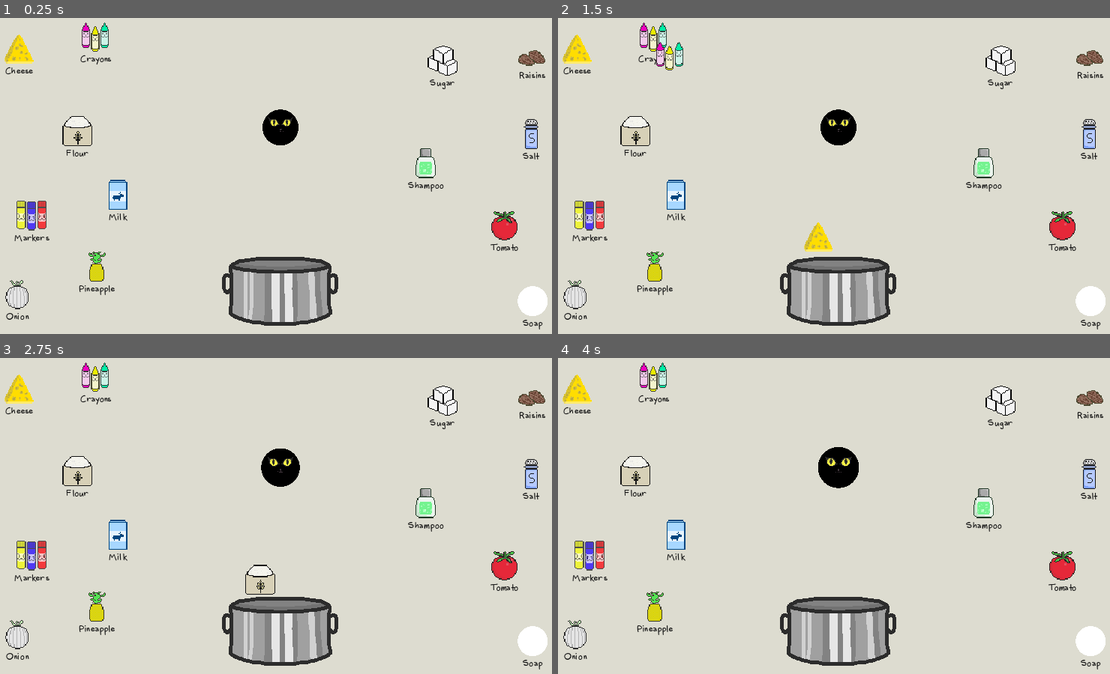
Above: before the commit, frames 1-4 (two rows, left to right).
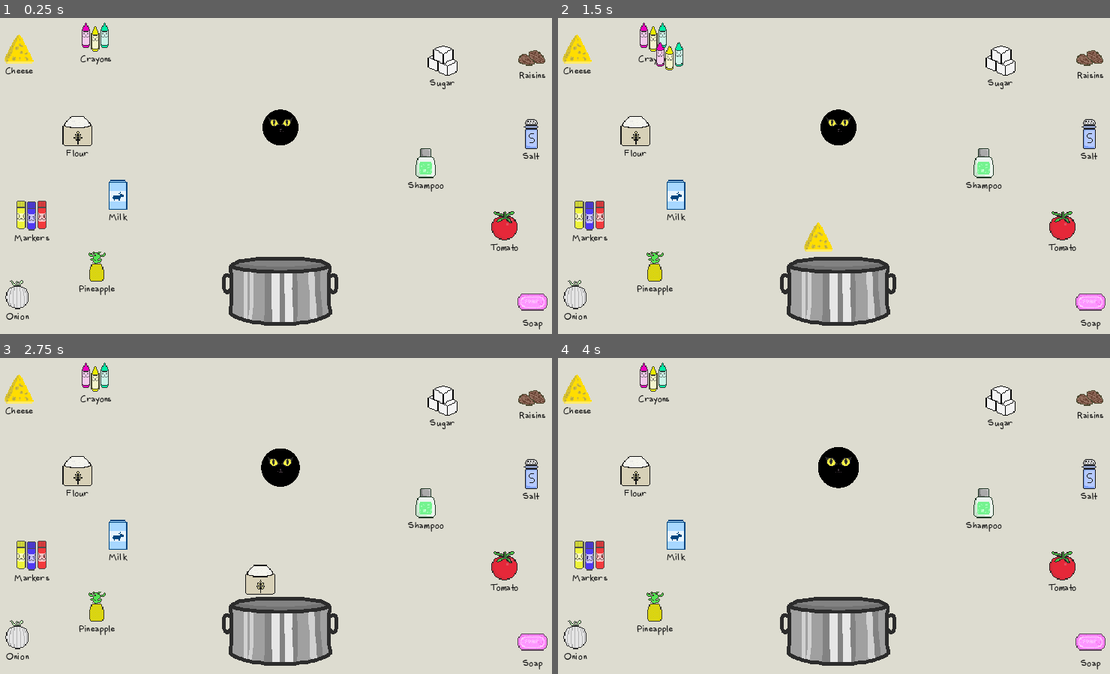
Above: after the commit, the same moments.

Repository: saangosu/Feed-The-Void
Game: Godot game, scene res://levels/main.tscn
Same seed, same stepped clock (60 frames per second), same inputs: the game is played once before the commit and once after it. Sound files missing from this copy of the repository are replaced by a short silence.
Inputs (mouse positions are in pixels of both pictures, inside the frame that each line leads up to):
- Up to frame 1 (0.25 s): no input
- Up to frame 2 (1.5 s): tap Enter at 0.5 s; move the mouse to (580, 52) at 0.52 s; click (580, 52) at 0.67 s; move the mouse to (651, 40) at 1.27 s; click (651, 40) at 1.42 s
- Up to frame 3 (2.75 s): move the mouse to (77, 474) at 2.02 s; click (77, 474) at 2.17 s
- Up to frame 4 (4 s): move the mouse to (591, 560) at 2.77 s; click (591, 560) at 2.92 s; tap Space at 3.5 s; move the mouse to (673, 538) at 3.52 s; click (673, 538) at 3.67 s

The runs differ from the first frame. In frame 1, 0.4% of the frame differs, in the area x 93-100%, y 84-95%; in frame 2, 0.4%; in frame 3, 0.4%; in frame 4, 0.4%.

Commit message:
added soap

Diff:
--- a/levels/main.tscn
+++ b/levels/main.tscn
@@ -17,6 +17,7 @@
 [ext_resource type="Texture2D" uid="uid://daoh4cxvs02vs" path="res://assets/art/shampoo.png" id="13_ij7kq"]
 [ext_resource type="Texture2D" uid="uid://bn2618hkva50j" path="res://assets/art/sugar.png" id="14_sdulf"]
 [ext_resource type="Texture2D" uid="uid://cwxcxaj5vvvrn" path="res://assets/art/tomato.png" id="15_flo7c"]
+[ext_resource type="Texture2D" uid="uid://dgnxpx4pffibd" path="res://assets/art/soap.png" id="16_5715l"]
 [ext_resource type="FontFile" uid="uid://dwtchfr018ffl" path="res://assets/fonts/funnytype.ttf" id="18_33yxn"]
 [ext_resource type="AudioStream" uid="uid://f4u4y2dqo1mq" path="res://assets/sound/voidsa_nova_astrolazuli.mp3" id="18_e16j6"]
 
@@ -131,6 +132,7 @@
 
 [node name="Soap" parent="IngredientsScatter" node_paths=PackedStringArray("ingredient_destination") instance=ExtResource("2_qn4pi")]
 position = Vector2(1178, 629)
+image = ExtResource("16_5715l")
 label = "Soap"
 ingredient_destination = NodePath("../../CookingPot/IngredientsDestination")
 ingredient_multiplier = 0.75
Not shown: 1 places in levels/main.tscn that only renumber resources
